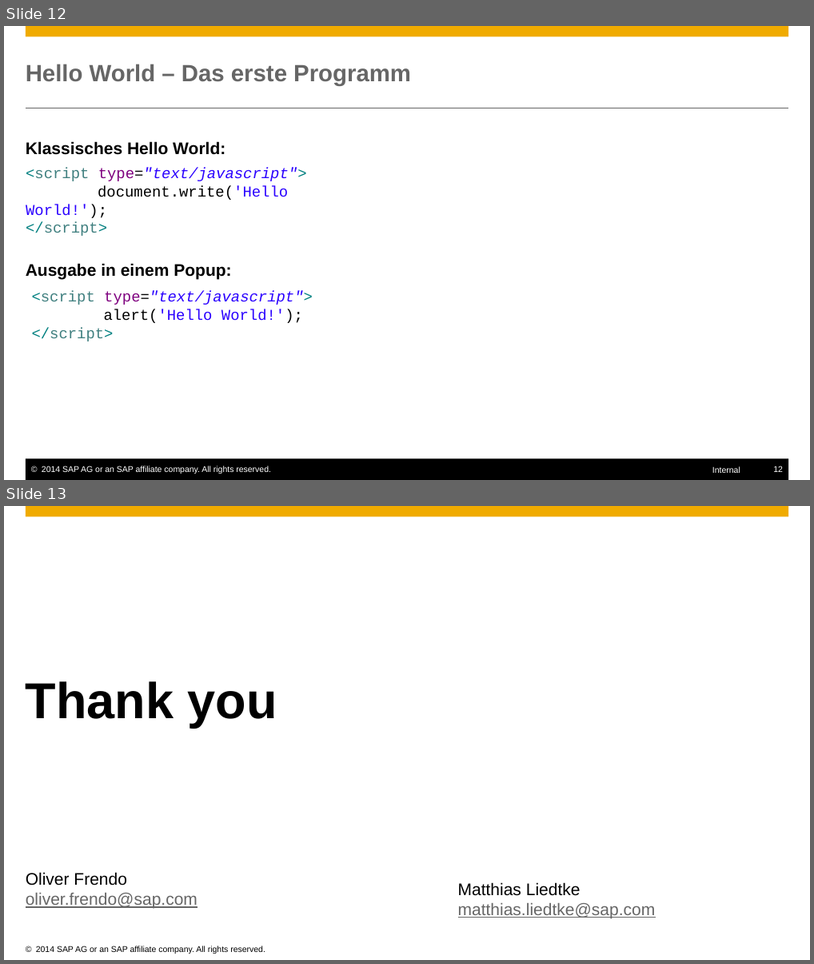
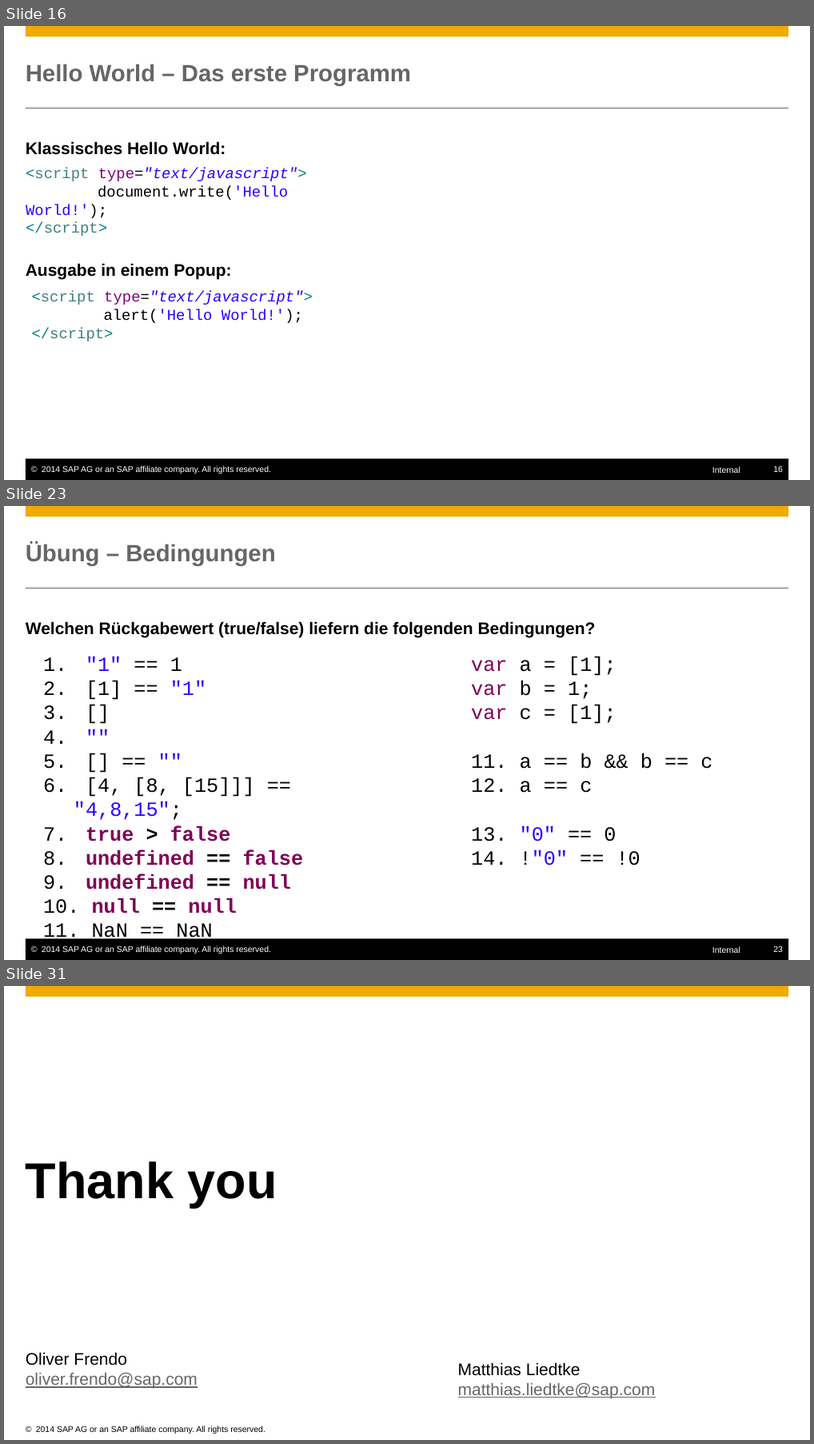
Before and after one commit to ofrendo/JSCrossCourse, a slide deck: JSCrosscourse.pptx. Shown one above the other, each under a label of ours: slides 12 and 13 before the commit, slides 16, 23 and 31 after it; the slides between them are not shown. The pictures are 814x964 and 814x1444 pixels, drawn with LibreOffice and Linux fonts; fonts in the diff are those of the drawing; background and template pictures are left out. Boxes give left, top, right and bottom in pixels: in the first picture for what was removed or moved away, otherwise in the second. Text is boxed around its words. In the diff, an @@ line names an element or a change of style, - is before the commit and + after.

```diff
--- a/JSCrosscourse.pptx
+++ b/JSCrosscourse.pptx
@@ slide 23 added at (x1=4, y1=506, x2=810, y2=960), background #FFFFFF; not listed: 6 template elements that a slide beside it also shows @@
@@ title added at (x1=26, y1=543, x2=275, y2=566), 28 pt, text #666666, bold @@
+Übung – Bedingungen
@@ text added at (x1=26, y1=621, x2=596, y2=638), 20 pt, text #000000, bold @@
+Welchen Rückgabewert (true/false) liefern die folgenden Bedingungen?
@@ text added at (x1=74, y1=656, x2=304, y2=913), 24 pt, text #000000 @@
+1. "1" == 1
+2. [1] == "1"
+3. []
+4. ""
+5. [] == ""
+6. [4, [8, [15]]] == "4,8,15";
+7. true > false
+8. undefined == false
+9. undefined == null
+10. null == null
+11. NaN == NaN
@@ text added at (x1=471, y1=656, x2=713, y2=865), 24 pt, text #000000 @@
+var a = [1];
+var b = 1;
+var c = [1];
+11. a == b && b == c
+12. a == c
+13. "0" == 0
+14. !"0" == !0
@@ what was slide 12 is now slide 16 @@
@@ page number at (x1=774, y1=465, x2=783, y2=472): text changed @@
-12
+16
@@ what was slide 13 is now slide 31 @@
```
Also in this commit, not shown: 7 slides changed, 17 other slides added, 1 other file.
